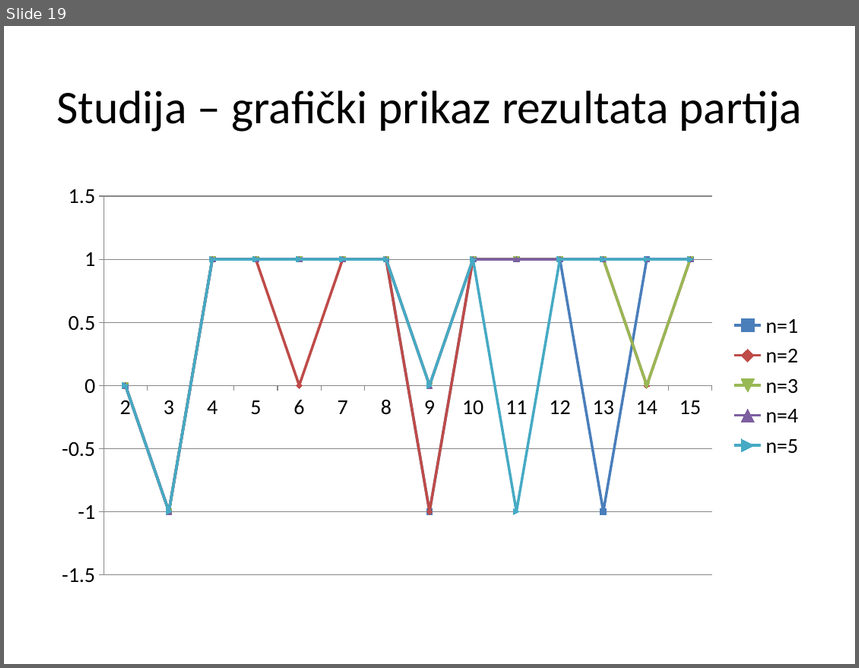
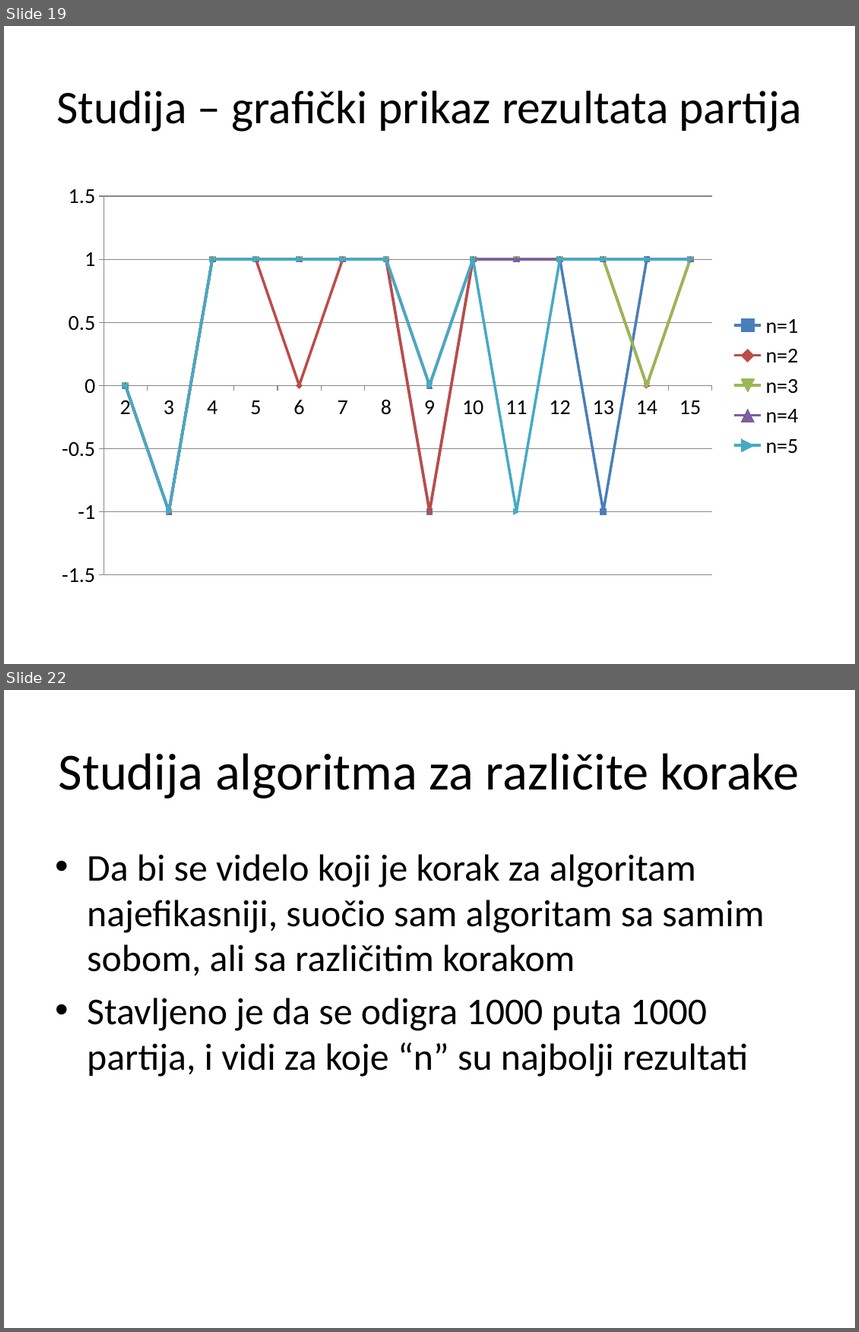
Before and after one commit to AndrejMiletic/SC2015-2016, a slide deck: AI in games.pptx. Shown one above the other, each under a label of ours: slide 19 before the commit, slides 19 and 22 after it; the slides between them are not shown. The pictures are 859x668 and 859x1332 pixels, drawn with LibreOffice and Linux fonts; fonts in the diff are those of the drawing. Boxes give left, top, right and bottom in pixels: in the first picture for what was removed or moved away, otherwise in the second. Text is boxed around its words. In the diff, an @@ line names an element or a change of style, - is before the commit and + after.

Commit message:
Druga studija
init

```diff
--- a/AI in games.pptx
+++ b/AI in games.pptx
@@ slide 22 added at (4, 690, 855, 1328), background #FFFFFF @@
@@ title added at (59, 753, 800, 799), 44 pt, text #000000 @@
+Studija algoritma za različite korake
@@ text added at (87, 854, 764, 1077), 32 pt, text #000000 @@
+• Da bi se videlo koji je korak za algoritam najefikasniji, suočio sam algoritam sa samim sobom, ali sa različitim korakom
+• Stavljeno je da se odigra 1000 puta 1000 partija, i vidi za koje “n” su najbolji rezultati
```
Also in this commit, not shown: 2 slides changed, 4 other slides added, 7 other files.
